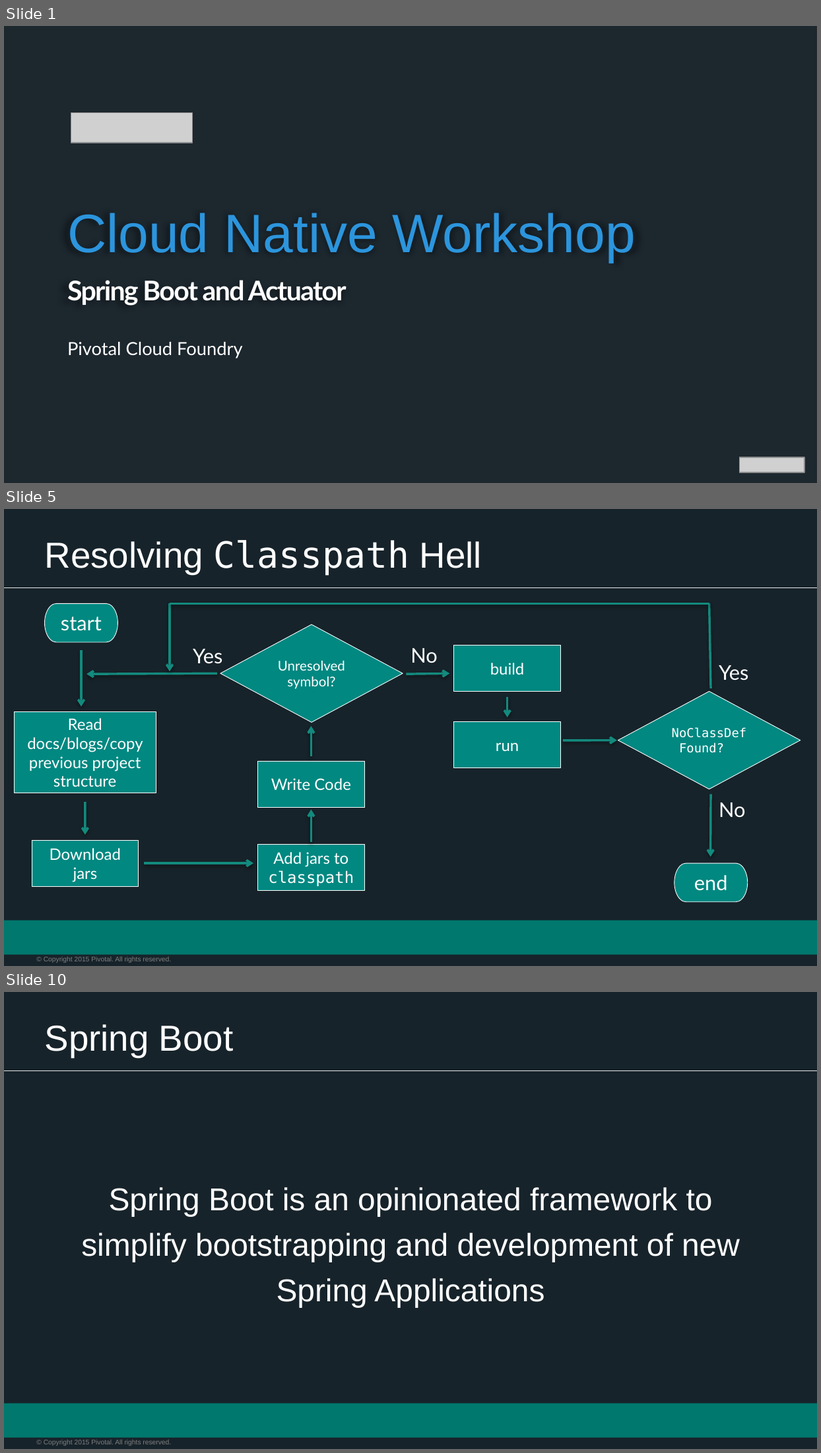
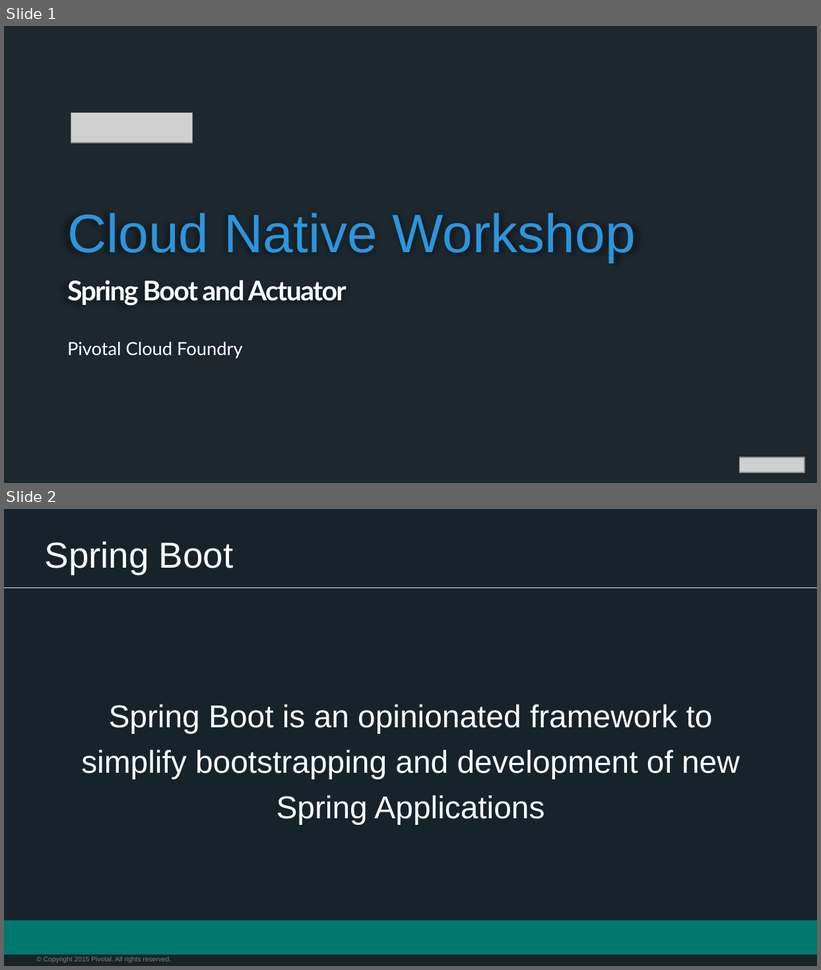
Before and after one commit to appalrpivotal/PCF-Workshop-ESI, a slide deck: presentations/5-Spring_Overview.pptx. Shown one above the other, each under a label of ours: slides 1, 5 and 10 before the commit, slides 1 and 2 after it; the slides between them are not shown. The pictures are 821x1453 and 821x970 pixels, drawn with LibreOffice and Linux fonts; fonts in the diff are those of the drawing; grey boxes stand for pictures; background and template pictures are left out; a plain dark background stands for a picture behind light text. Boxes give left, top, right and bottom in pixels: in the first picture for what was removed or moved away, otherwise in the second. Text is boxed around its words. In the diff, an @@ line names an element or a change of style, - is before the commit and + after.

```diff
--- a/presentations/5-Spring_Overview.pptx
+++ b/presentations/5-Spring_Overview.pptx
@@ slide 5 removed at (x1=4, y1=509, x2=817, y2=966), background #17232A; not listed: 3 template elements that a slide beside it also shows @@
@@ title removed at (x1=45, y1=540, x2=482, y2=576) @@
-Resolving Classpath Hell
@@ pill shape removed at (x1=45, y1=603, x2=118, y2=642) @@
-start
@@ arrow removed from (170, 603) to (170, 671) @@
@@ line removed from (709, 603) to (170, 603) @@
@@ line removed from (711, 689) to (709, 603) @@
@@ diamond removed at (x1=220, y1=625, x2=403, y2=722) @@
-Unresolved symbol?
@@ rectangle removed at (x1=453, y1=646, x2=560, y2=692) @@
-build
@@ arrow removed from (81, 650) to (81, 706) @@
@@ text removed at (x1=193, y1=649, x2=222, y2=664) @@
-Yes
@@ text removed at (x1=411, y1=648, x2=437, y2=663) @@
-No
@@ text removed at (x1=719, y1=665, x2=748, y2=681) @@
-Yes
@@ arrow removed from (217, 673) to (87, 674) @@
@@ arrow removed from (407, 674) to (450, 673) @@
@@ arrow removed from (508, 697) to (508, 717) @@
@@ diamond removed at (x1=618, y1=691, x2=800, y2=789) @@
-NoClassDefFound?
@@ rectangle removed at (x1=14, y1=712, x2=156, y2=793) @@
-Read docs/blogs/copy previous project structure
@@ arrow removed from (312, 757) to (312, 726) @@
@@ rectangle removed at (x1=453, y1=722, x2=560, y2=768) @@
-run
@@ arrow removed from (562, 741) to (617, 741) @@
@@ rectangle removed at (x1=257, y1=761, x2=364, y2=807) @@
-Write Code
@@ arrow removed from (85, 803) to (85, 835) @@
@@ arrow removed from (711, 794) to (711, 857) @@
@@ text removed at (x1=719, y1=803, x2=745, y2=818) @@
-No
@@ arrow removed from (312, 842) to (312, 810) @@
@@ rectangle removed at (x1=32, y1=841, x2=138, y2=887) @@
-Download jars
@@ rectangle removed at (x1=257, y1=845, x2=364, y2=891) @@
-Add jars to classpath
@@ arrow removed from (144, 863) to (253, 863) @@
@@ pill shape removed at (x1=675, y1=863, x2=748, y2=902) @@
-end
@@ what was slide 10 is now slide 2 @@
```
Also in this commit, not shown: 7 other slides removed, 42 other files.
